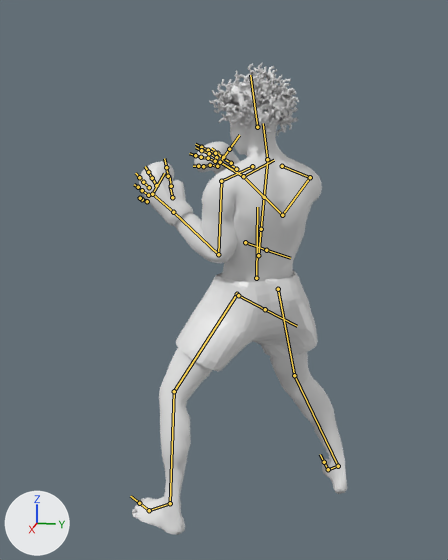
The FBX model Assets/Models/Boxer/Boxer.fbx: old version first, new version second.
Camera for both pictures: a 50 mm lens placed at (2.58, 0.25, 2.88), pointed at (-0.01, -0.27, 2.23). Lighting does not change. The marker at lower left points along +X, +Y and +Z. The picture after the commit comes second. Both versions are drawn at frame 1 of the action 'Armature.001|EmptyAction'; the numbers are the values there. The bones that change, and the others that lie on the model, are drawn over the model as lines.

In view in the first picture: 'FinalBaseMesh.001'.
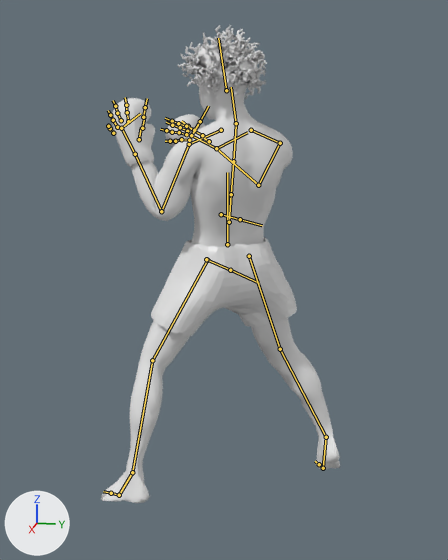
The change in detail:
Bone 'mixamorig:Hips' (bone_mixamorig_hips) moves from (0.0, 0.0, 0.0) to (0.0, 1.41, 1.29).
Bone 'mixamorig:LeftArm' (bone_mixamorig_leftarm) turns from (41, -43, -25) to (18, -55, 3) degrees about its own x, y and z.
Bone 'mixamorig:LeftForeArm' (bone_mixamorig_leftforearm) turns from (-4, 6, 116) to (-4, 6, 118) degrees about its own x, y and z.
Bone 'mixamorig:RightArm' (bone_mixamorig_rightarm) turns from (16, -18, -65) to (15, -23, -63) degrees about its own x, y and z.
Bone 'mixamorig:RightForeArm' (bone_mixamorig_rightforearm) turns from (-4, -4, -91) to (-4, -4, -94) degrees about its own x, y and z.
Bone 'mixamorig:LeftUpLeg' (bone_mixamorig_leftupleg) turns from (5, -18, 27) to (8, 6, 23) degrees about its own x, y and z.
Bone 'mixamorig:LeftLeg' (bone_mixamorig_leftleg) turns from (-15, -3, -20) to (-9, -1, -11) degrees about its own x, y and z.
Bone 'mixamorig:RightUpLeg' (bone_mixamorig_rightupleg) turns from (19, -51, -26) to (7, -55, -20) degrees about its own x, y and z.
Bone 'mixamorig:RightLeg' (bone_mixamorig_rightleg) turns from (-15, 2, 17) to (-8, 1, 9) degrees about its own x, y and z.
Bone 'mixamorig:LeftLegIK' (bone_mixamorig_leftlegik) moves from (-1.34, -3.72, -1.56) to (-1.4, -5.11, -3.13).
Bone 'mixamorig:LeftLegIK' (bone_mixamorig_leftlegik) turns from (0, -6, 34) to (-20, -10, 36) degrees about its own x, y and z.
Bone 'mixamorig:RightLegIK' (bone_mixamorig_rightlegik) moves from (0.01, 3.18, -0.24) to (0.07, 2.82, -1.78).
Bone 'mixamorig:RightLegIK' (bone_mixamorig_rightlegik) turns from (-10, -8, 76) to (-48, -4, 71) degrees about its own x, y and z.
Bone 'mixamorig:RightToeBase' (bone_mixamorig_righttoebase) turns from (0, 0, 0) to (22, 8, 2) degrees about its own x, y and z.

Where the change shows, as pixel boxes (x1, y1, x2, y2) in the pictures (448 x 560 px):
'FinalBaseMesh.001', posed (11% wider): before (132, 63, 347, 535); after (101, 25, 340, 503)
bone 'mixamorig:Hips', root to tip: before (256, 278) to (257, 207); after (227, 244) to (227, 172)
bone 'mixamorig:LeftArm', root to tip: before (221, 181) to (218, 254); after (189, 144) to (161, 211)
bone 'mixamorig:LeftForeArm', root to tip: before (218, 254) to (173, 212); after (161, 211) to (135, 154)
bone 'mixamorig:RightArm', root to tip: before (310, 177) to (282, 215); after (280, 143) to (258, 185)
bone 'mixamorig:RightForeArm', root to tip: before (282, 215) to (243, 176); after (258, 185) to (216, 148)
bone 'mixamorig:LeftUpLeg', root to tip: before (237, 294) to (174, 391); after (207, 260) to (152, 360)
bone 'mixamorig:LeftLeg', root to tip: before (174, 391) to (170, 503); after (152, 360) to (132, 472)
bone 'mixamorig:RightUpLeg', root to tip: before (278, 289) to (294, 375); after (249, 256) to (280, 349)
bone 'mixamorig:RightLeg', root to tip: before (294, 375) to (338, 466); after (280, 349) to (326, 437)
bone 'mixamorig:LeftLegIK', root to tip: before (170, 503) to (170, 503); after (132, 472) to (133, 472)
bone 'mixamorig:RightLegIK', root to tip: before (338, 466) to (338, 466); after (326, 437) to (326, 437)
bone 'mixamorig:RightToeBase', root to tip: before (328, 469) to (324, 462); after (323, 468) to (319, 464)
